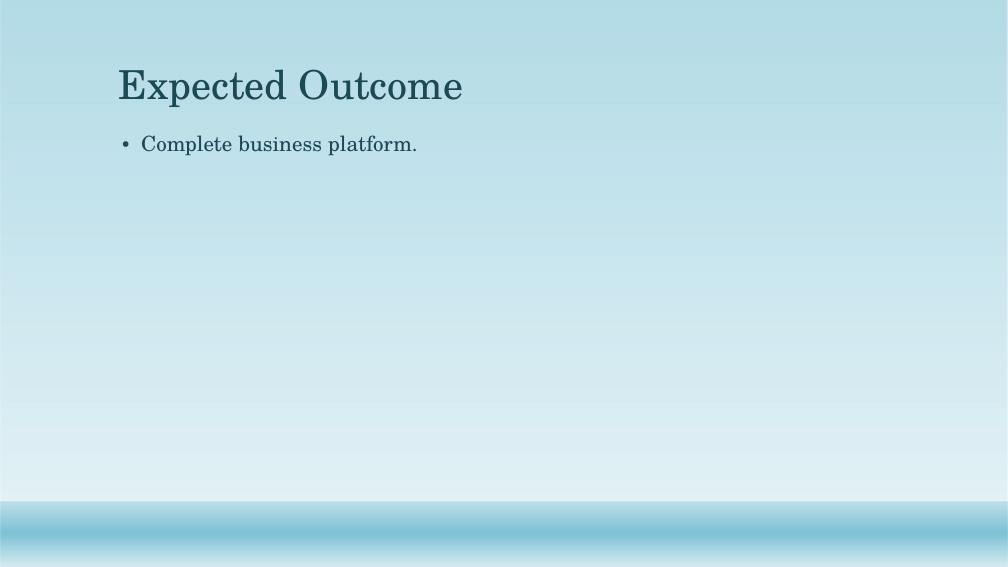
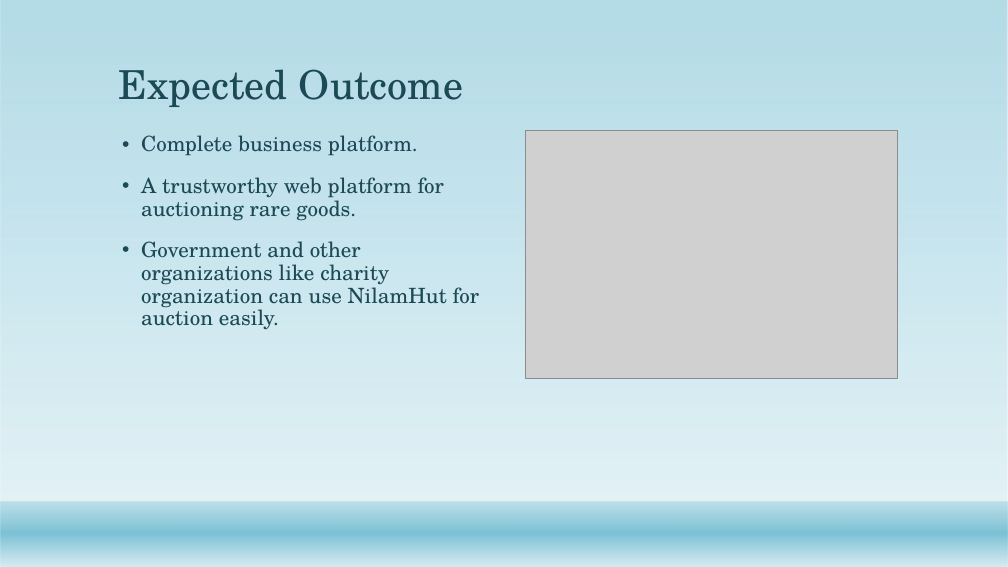
Before and after one commit to IAmMonmoy/Practice-work, a slide deck: slide 11 of NilamHut.pptx. Drawn at 1008x567 pixels with LibreOffice and Linux fonts; fonts in the diff are those of the drawing; grey boxes stand for pictures; background and template pictures are left out. Boxes give left, top, right and bottom in pixels: in the first picture for what was removed or moved away, otherwise in the second. Text is boxed around its words. In the diff, an @@ line names an element or a change of style, - is before the commit and + after.

```diff
--- a/NilamHut.pptx
+++ b/NilamHut.pptx
@@ picture added at (526, 130, 897, 378) @@
@@ text at (141, 177, 479, 330): paragraphs added @@
+• A trustworthy web platform for auctioning rare goods.
+• Government and other organizations like charity organization can use NilamHut for auction easily.
```
Also in this commit, not shown: 5 other slides changed.
